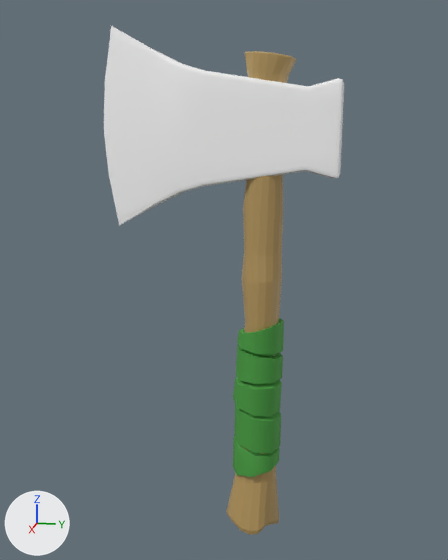
What one commit did to the FBX model Assets/DataFiles/Mesh/Axe/Axe_Middle.fbx.
Camera for both pictures: a camera (50 mm lens) standing at (0.798, 0.114, 0.554) and looking at (0.005, -0.045, 0.356). Arrows for +X, +Y and +Z are at lower left; the lights stay in place. Where no turn or scale is listed for an object, it has been applied to the vertices.

The first picture shows 'Axe_Middle'.
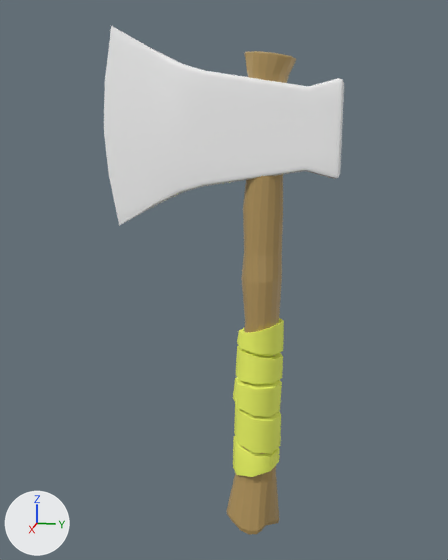
Where the change shows, as pixel boxes [x1, y1, x2, y2] in the pictures (448 x 560 px):
part 1 of me_mesh, recoloured (green to yellow): [233, 318, 284, 477] in both

The change, as a list of edits to the scene's bpy script:
```text
Add mat_blinn4:
    mat_blinn4 = principled_material('blinn4')
    mat_blinn4.base_color = (0.9, 1.0, 0.135)  # yellow #f3ff67
    mat_blinn4.roughness = 0.749
Change me_mesh:
    where me_mesh.from_pydata(...)  # 597 vertices, 1170 faces; spans x -0.041..0.035, y -0.207..0.102, z -0.005..0.679
    used by ob_axe_middle; location = (0.014, 0.0, 0.0)
    me_mesh part 1: all 240 faces that had it switch from mat_blinn2 (green #469c40) to mat_blinn4 (yellow #f3ff67)
```
